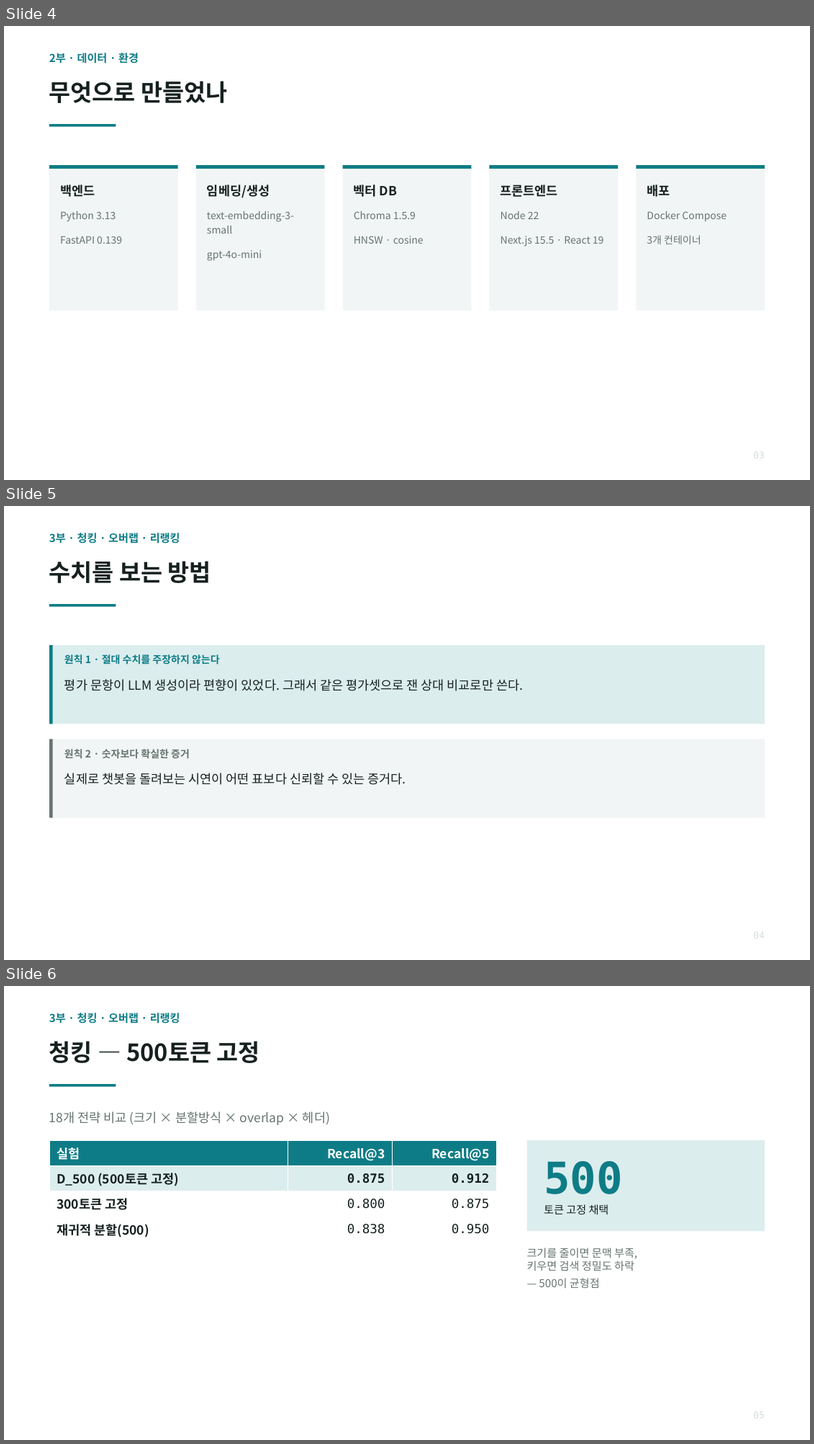
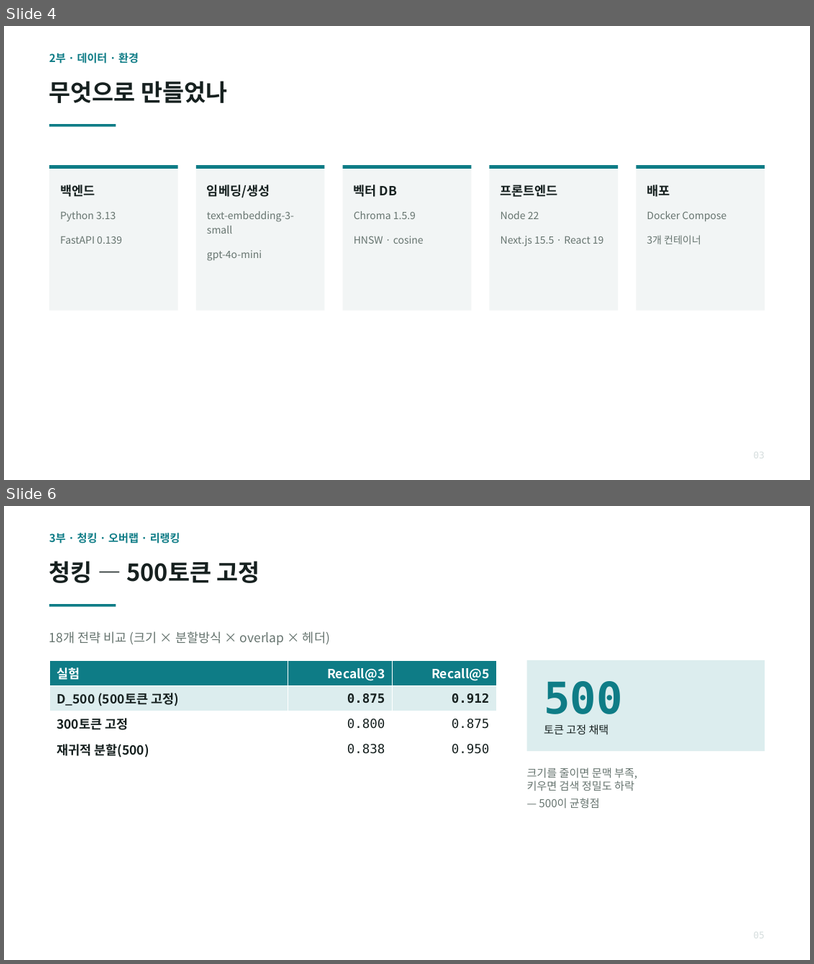
Before and after one commit to SeongHuni/Kumoh_SE_Mentoring_Bot, a slide deck: docs/SE챗봇_RAG_최종발표.pptx. Shown one above the other, each under a label of ours: slides 4, 5 and 6 before the commit, slides 4 and 6 after it; the slides between them are not shown. The pictures are 814x1444 and 814x964 pixels, drawn with LibreOffice and Linux fonts; fonts in the diff are those of the drawing. Boxes give left, top, right and bottom in pixels: in the first picture for what was removed or moved away, otherwise in the second. Text is boxed around its words. In the diff, an @@ line names an element or a change of style, - is before the commit and + after.

```diff
--- a/docs/SE챗봇_RAG_최종발표.pptx
+++ b/docs/SE챗봇_RAG_최종발표.pptx
@@ slide 5 removed at (4,506,810,960), background #FFFFFF @@
@@ text removed at (49,533,180,543) @@
-3부 · 청킹 · 오버랩 · 리랭킹
@@ text removed at (49,561,211,583) @@
-수치를 보는 방법
@@ rectangle removed at (49,604,116,606) @@
@@ rectangle removed at (49,645,765,723) @@
@@ rectangle removed at (49,645,53,723) @@
@@ text removed at (64,654,220,664) @@
-원칙 1 · 절대 수치를 주장하지 않는다
@@ text removed at (64,679,523,691) @@
-평가 문항이 LLM 생성이라 편향이 있었다. 그래서 같은 평가셋으로 잰 상대 비교로만 쓴다.
@@ rectangle removed at (49,739,765,818) @@
@@ rectangle removed at (49,739,53,818) @@
@@ text removed at (64,749,190,758) @@
-원칙 2 · 숫자보다 확실한 증거
@@ text removed at (64,772,406,785) @@
-실제로 챗봇을 돌려보는 시연이 어떤 표보다 신뢰할 수 있는 증거다.
```
Also in this commit, not shown: 4 slides changed, 1 slide added, 2 other files.
